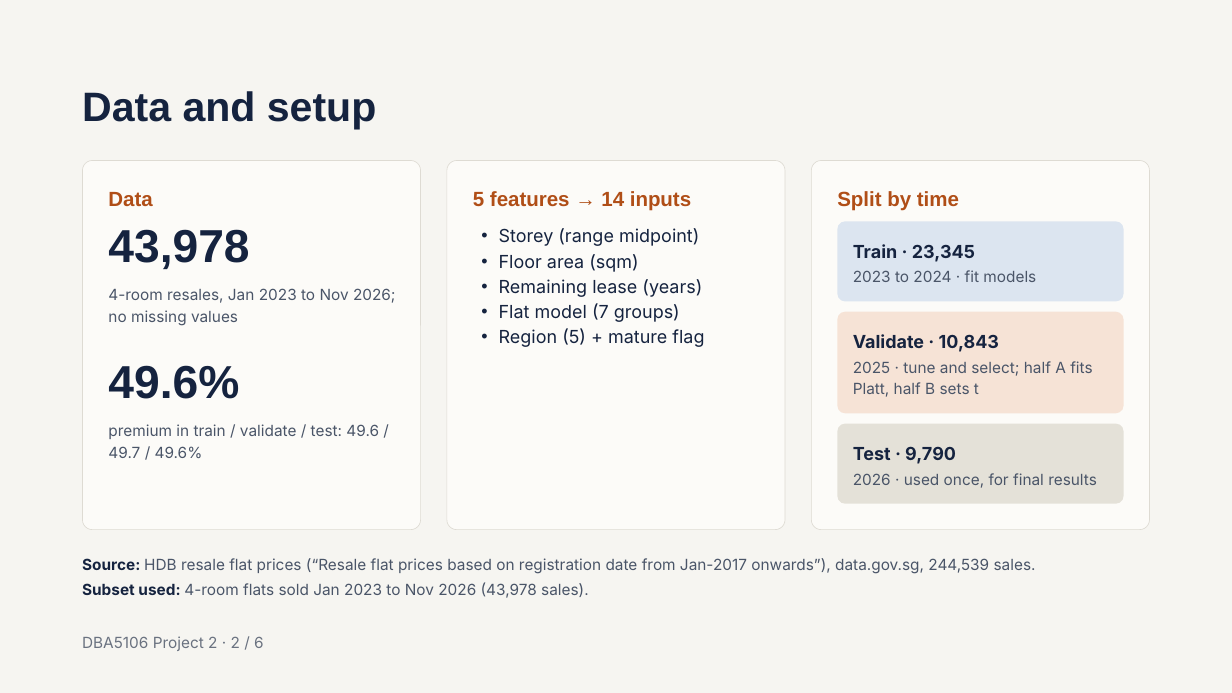
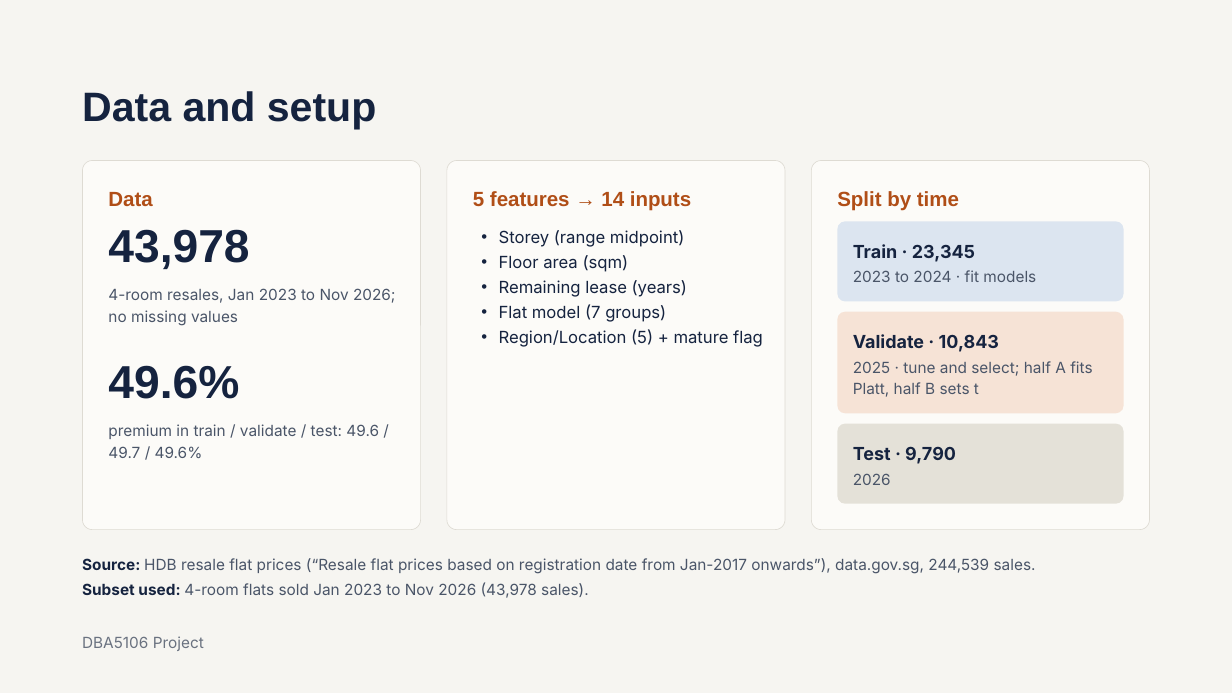
Before and after one commit to samuelctz/DBA5106-Foundation-in-Business-Analytics, a slide deck: slide 2 of Final/DBA5106 Project 2 — Premium Flat Classifier.pptx (slide 3 before the commit). Drawn at 1232x693 pixels with LibreOffice and Linux fonts; fonts in the diff are those of the drawing. Boxes give left, top, right and bottom in pixels: in the first picture for what was removed or moved away, otherwise in the second. Text is boxed around its words. In the diff, an @@ line names an element or a change of style, - is before the commit and + after.

```diff
--- a/Final/DBA5106 Project 2 — Premium Flat Classifier.pptx
+++ b/Final/DBA5106 Project 2 — Premium Flat Classifier.pptx
@@ text at box(499, 230, 687, 322): size 14 to 12.9 pt in "Storey (range midpoint)", "Floor area (sqm)", "Remaining lease (years)", "Flat model (7 groups)" @@
@@ text at box(499, 330, 763, 347): text changed; size 14 to 12.9 pt @@
-• Region (5) + mature flag
+• Region/Location (5) + mature flag
@@ text at box(853, 473, 891, 485): text changed @@
-2026 · used once, for final results
+2026
@@ text at box(82, 636, 204, 651): text changed @@
-DBA5106 Project 2 · 2 / 6
+DBA5106 Project
```
Also in this commit, not shown: 3 other slides changed, 1 slide removed, 1 other file.
